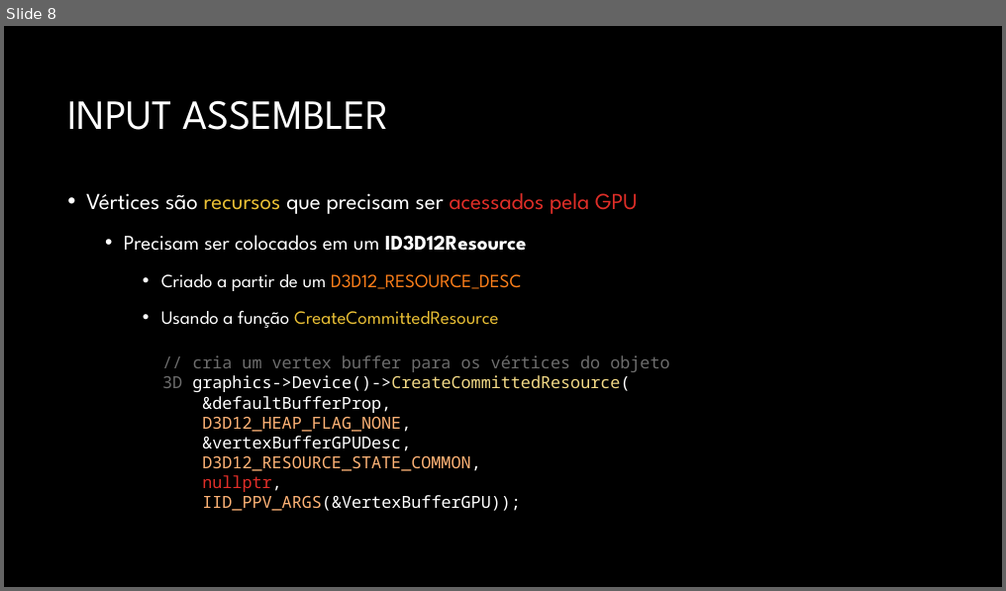
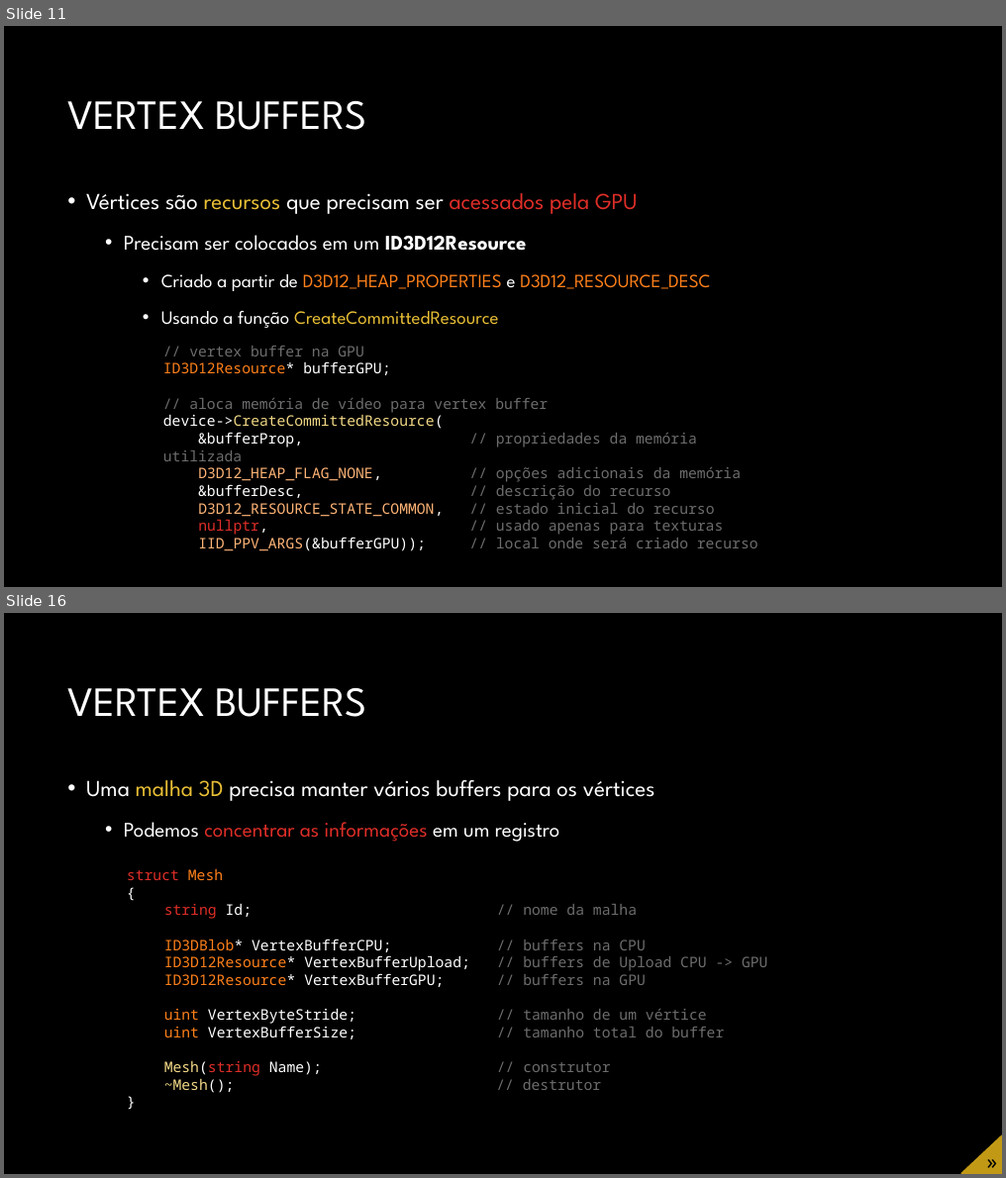
Before and after one commit to JudsonSS/CG, a slide deck: Slides/08. Desenho no Direct3D.pptx. Shown one above the other, each under a label of ours: slide 8 before the commit, slides 11 and 16 after it; the slides between them are not shown. The pictures are 1006x591 and 1006x1178 pixels, drawn with LibreOffice and Linux fonts; fonts in the diff are those of the drawing; background and template pictures are left out. Boxes give left, top, right and bottom in pixels: in the first picture for what was removed or moved away, otherwise in the second. Text is boxed around its words. In the diff, an @@ line names an element or a change of style, - is before the commit and + after.

```diff
--- a/Slides/08. Desenho no Direct3D.pptx
+++ b/Slides/08. Desenho no Direct3D.pptx
@@ slide 16 added at [4, 613, 1002, 1174], background #000000 @@
@@ title added at [67, 687, 366, 717], 40 pt, text #FFFFFF @@
+VERTEX BUFFERS
@@ text added at [86, 780, 655, 842], 22 pt, text #FFFFFF @@
+• Uma malha 3D precisa manter vários buffers para os vértices
+  • Podemos concentrar as informações em um registro
@@ text added at [127, 869, 767, 1090], 14 pt, text #6D6D6D @@
+struct Mesh
+{
+string Id; // nome da malha
+ID3DBlob* VertexBufferCPU; // buffers na CPU
+ID3D12Resource* VertexBufferUpload; // buffers de Upload CPU -> GPU
+ID3D12Resource* VertexBufferGPU; // buffers na GPU
+uint VertexByteStride; // tamanho de um vértice
+uint VertexBufferSize; // tamanho total do buffer
+Mesh(string Name); // construtor
+~Mesh(); // destrutor
+}
@@ freeform shape added at [961, 1136, 1002, 1173], fill #C19915, outline #C19915 1 pt @@
@@ text added at [976, 1149, 1002, 1174], 20 pt, text #000000 @@
+»
@@ what was slide 8 is now slide 11 @@
@@ slide 11 changed as well @@
@@ title at [67, 100, 366, 130]: text changed @@
-INPUT ASSEMBLER
+VERTEX BUFFERS
@@ text at [161, 274, 710, 291]: text changed @@
-    • Criado a partir de um D3D12_RESOURCE_DESC
+    • Criado a partir de D3D12_HEAP_PROPERTIES e D3D12_RESOURCE_DESC
@@ text at [163, 346, 758, 552]: text changed; size 16 to 14 pt; text colour #FFFFFF to #6D6D6D @@
-// cria um vertex buffer para os vértices do objeto 3D graphics->Device()->CreateCommittedResource(
-&defaultBufferProp,
-D3D12_HEAP_FLAG_NONE,
-&vertexBufferGPUDesc,
-D3D12_RESOURCE_STATE_COMMON,
-nullptr,
-IID_PPV_ARGS(&VertexBufferGPU));
+// vertex buffer na GPU
+ID3D12Resource* bufferGPU;
+// aloca memória de vídeo para vertex buffer
+device->CreateCommittedResource(
+&bufferProp, // propriedades da memória utilizada
+D3D12_HEAP_FLAG_NONE, // opções adicionais da memória
+&bufferDesc, // descrição do recurso
+D3D12_RESOURCE_STATE_COMMON, // estado inicial do recurso
+nullptr, // usado apenas para texturas
+IID_PPV_ARGS(&bufferGPU)); // local onde será criado recurso
```
Also in this commit, not shown: 6 other slides changed, 32 other slides added, 16 slides removed.
